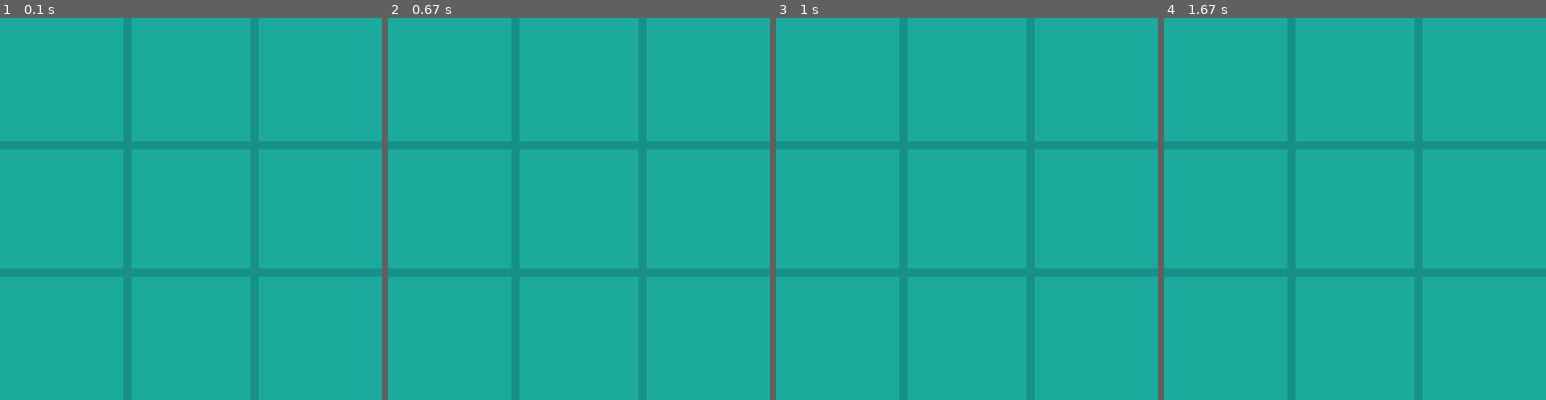
Above: before the commit, frames 1-4 (left to right).
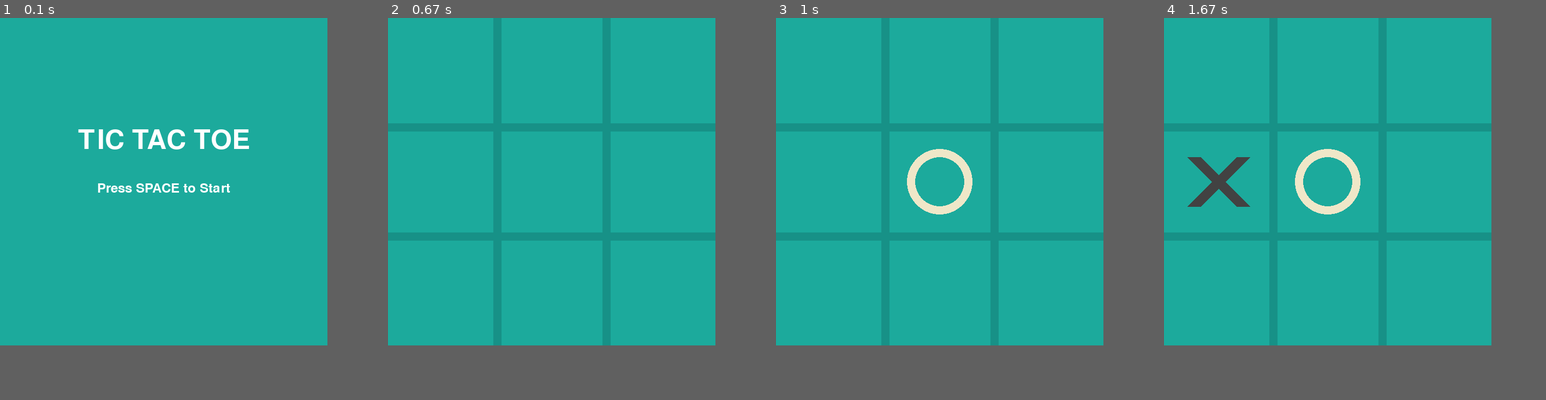
Above: after the commit, the same moments.

Repository: jackry007/TicTacToe-Pygame
Game: pygame game, started from tictactoe.py
Two runs of this game, one before a commit and one after it. Both use one fixed random seed, a clock stepped at 60 frames per second and the inputs below.
Inputs (mouse positions are in pixels of both pictures, inside the frame that each line leads up to):
- Up to frame 1 (0.1 s): no input
- Up to frame 2 (0.67 s): tap Space at 0.33 s
- Up to frame 3 (1 s): click (940, 201) at 0.72 s
- Up to frame 4 (1.67 s): click (1225, 132) at 1.05 s; tap Space at 1.4 s
In our replay, the window is 700x700 before the commit and 600x600 after it. These sizes can differ from the game's own. Grey fills any space a smaller window leaves; there, only what the larger window draws over its background counts as a difference.

The runs differ from the first frame. In frame 1, 9.4% of the frame differs, in the area x 0-100%, y 0-100%; in frame 2, 15%; in frame 3, 16%; in frame 4, 17%.

Commit message:
Finished implementing the main features

Diff:
--- a/tictacHelpers.py
+++ b/tictacHelpers.py
@@ -1,14 +1,202 @@
 import pygame
-
-WIDTH = 700
-HEIGHT = 700
-LINEWIDTH = 15
+import numpy as np
+
+# ---------
+# CONSTANTS
+# ---------
+WIDTH = 600
+HEIGHT = 600
+LINE_WIDTH = 15
+WIN_LINE_WIDTH = 15
+BOARD_ROWS = 3
+BOARD_COLS = 3
+SQUARE_SIZE = 200
+CIRCLE_RADIUS = 60
+CIRCLE_WIDTH = 15
+CROSS_WIDTH = 25
+SPACE = 55
+RED = (255, 0, 0)
+BG_COLOR = (28, 170, 156)
 LINE_COLOR = (23, 145, 135)
+CIRCLE_COLOR = (239, 231, 200)
+CROSS_COLOR = (66, 66, 66)
+
+# -------------
+# CONSOLE BOARD
+# -------------
+board = np.zeros((BOARD_ROWS, BOARD_COLS))
+
 
 def draw_lines(screen):
-    # Horizontal lines
-    pygame.draw.line(screen, LINE_COLOR, (0, HEIGHT / 3), (WIDTH, HEIGHT / 3), LINEWIDTH)
-    pygame.draw.line(screen, LINE_COLOR, (0, 2 * HEIGHT / 3), (WIDTH, 2 * HEIGHT / 3), LINEWIDTH)
-    # Vertical lines
-    pygame.draw.line(screen, LINE_COLOR, (WIDTH / 3, 0), (WIDTH / 3, HEIGHT), LINEWIDTH)
-    pygame.draw.line(screen, LINE_COLOR, (2 * WIDTH / 3, 0), (2 * WIDTH / 3, HEIGHT), LINEWIDTH)
+    """Draws the horizontal and vertical lines on the screen to create the Tic Tac Toe board."""
+    # 1 horizontal
+    pygame.draw.line(screen, LINE_COLOR, (0, SQUARE_SIZE),
+                     (WIDTH, SQUARE_SIZE), LINE_WIDTH)
+    # 2 horizontal
+    pygame.draw.line(screen, LINE_COLOR, (0, 2 * SQUARE_SIZE),
+                     (WIDTH, 2 * SQUARE_SIZE), LINE_WIDTH)
+
+    # 1 vertical
+    pygame.draw.line(screen, LINE_COLOR, (SQUARE_SIZE, 0),
+                     (SQUARE_SIZE, HEIGHT), LINE_WIDTH)
+    # 2 vertical
+    pygame.draw.line(screen, LINE_COLOR, (2 * SQUARE_SIZE, 0),
+                     (2 * SQUARE_SIZE, HEIGHT), LINE_WIDTH)
+
+
+def draw_figures(screen):
+    """Draws the X and O figures on the screen based on the current state of the board."""
+    for row in range(BOARD_ROWS):
+        for col in range(BOARD_COLS):
+            if board[row][col] == 1:
+                pygame.draw.circle(screen, CIRCLE_COLOR, (int(col * SQUARE_SIZE + SQUARE_SIZE // 2), int(
+                    row * SQUARE_SIZE + SQUARE_SIZE // 2)), CIRCLE_RADIUS, CIRCLE_WIDTH)
+            elif board[row][col] == 2:
+                pygame.draw.line(screen, CROSS_COLOR, (col * SQUARE_SIZE + SPACE, row * SQUARE_SIZE + SQUARE_SIZE -
+                                 SPACE), (col * SQUARE_SIZE + SQUARE_SIZE - SPACE, row * SQUARE_SIZE + SPACE), CROSS_WIDTH)
+                pygame.draw.line(screen, CROSS_COLOR, (col * SQUARE_SIZE + SPACE, row * SQUARE_SIZE + SPACE),
+                                 (col * SQUARE_SIZE + SQUARE_SIZE - SPACE, row * SQUARE_SIZE + SQUARE_SIZE - SPACE), CROSS_WIDTH)
+
+
+def mark_square(row, col, player):
+    """Marks the square at the given row and column with the player's symbol."""
+    board[row][col] = player
+
+
+def available_square(row, col):
+    """Checks if the square at the given row and column is available."""
+    return board[row][col] == 0
+
+
+def is_board_full():
+    """Checks if the board is full."""
+    for row in range(BOARD_ROWS):
+        for col in range(BOARD_COLS):
+            if board[row][col] == 0:
+                return False
+    return True
+
+
+def check_win(player, screen):
+    """Checks if the current player has won the game."""
+    # vertical win check
+    for col in range(BOARD_COLS):
+        if board[0][col] == player and board[1][col] == player and board[2][col] == player:
+            draw_vertical_winning_line(col, player, screen)
+            return True
+
+    # horizontal win check
+    for row in range(BOARD_ROWS):
+        if board[row][0] == player and board[row][1] == player and board[row][2] == player:
+            draw_horizontal_winning_line(row, player, screen)
+            return True
+
+    # asc diagonal win check
+    if board[2][0] == player and board[1][1] == player and board[0][2] == player:
+        draw_asc_diagonal(player, screen)
+        return True
+
+    # desc diagonal win check
+    if board[0][0] == player and board[1][1] == player and board[2][2] == player:
+        draw_desc_diagonal(player, screen)
+        return True
+
+    return False
+
+
+def draw_vertical_winning_line(col, player, screen):
+    """Draws a vertical winning line on the screen."""
+    posX = col * SQUARE_SIZE + SQUARE_SIZE // 2
+
+    if player == 1:
+        color = CIRCLE_COLOR
+    elif player == 2:
+        color = CROSS_COLOR
+
+    pygame.draw.line(screen, color, (posX, 15),
+                     (posX, HEIGHT - 15), LINE_WIDTH)
+
+
+def draw_horizontal_winning_line(row, player, screen):
+    """Draws a horizontal winning line on the screen."""
+    posY = row * SQUARE_SIZE + SQUARE_SIZE // 2
+
+    if player == 1:
+        color = CIRCLE_COLOR
+    elif player == 2:
+        color = CROSS_COLOR
+
+    pygame.draw.line(screen, color, (15, posY),
+                     (WIDTH - 15, posY), WIN_LINE_WIDTH)
+
+
+def draw_asc_diagonal(player, screen):
+    """Draws an ascending diagonal winning line on the screen."""
+    if player == 1:
+        color = CIRCLE_COLOR
+    elif player == 2:
+        color = CROSS_COLOR
+
+    pygame.draw.line(screen, color, (15, HEIGHT - 15),
+                     (WIDTH - 15, 15), WIN_LINE_WIDTH)
+
+
+def draw_desc_diagonal(player, screen):
+    """Draws a descending diagonal winning line on the screen."""
+    if player == 1:
+        color = CIRCLE_COLOR
+    elif player == 2:
+        color = CROSS_COLOR
+
+    pygame.draw.line(screen, color, (15, 15),
+                     (WIDTH - 15, HEIGHT - 15), WIN_LINE_WIDTH)
+
+
+def restart(screen):
+    """Resets the game by clearing the board and redrawing the lines."""
+    screen.fill(BG_COLOR)
+    draw_lines(screen)
+    for row in range(BOARD_ROWS):
+        for col in range(BOARD_COLS):
+            board[row][col] = 0
+
+
+def draw_title_screen(screen):
+    """Draws the title screen with the game title and start instructions."""
+    screen.fill((28, 170, 156))
+    font = pygame.font.Font(None, 74)
+    title_text = font.render('TIC TAC TOE', True, (255, 255, 255))
+    screen.blit(title_text, (WIDTH // 2 -
+                title_text.get_width() // 2, HEIGHT // 3))
+
+    font = pygame.font.Font(None, 36)
+    start_text = font.render('Press SPACE to Start', True, (255, 255, 255))
+    screen.blit(start_text, (WIDTH // 2 -
+                start_text.get_width() // 2, HEIGHT // 2))
+
+    pygame.display.flip()
+
+
+def draw_end_screen(screen, winner):
+    """Draws the end screen with the game result and restart instructions."""
+    screen.fill(BG_COLOR)
+    for row in range(BOARD_ROWS):
+        for col in range(BOARD_COLS):
+            board[row][col] = 0
+
+    font = pygame.font.Font(None, 74)
+
+    if winner == 0:
+        end_text = font.render('Draw!', True, (255, 255, 255))
+    else:
+        winner_text = 'Player 1 Wins!' if winner == 1 else 'Player 2 Wins!'
+        end_text = font.render(winner_text, True, (255, 255, 255))
+
+    screen.blit(end_text, (WIDTH // 2 - end_text.get_width() // 2, HEIGHT // 3))
+
+    font = pygame.font.Font(None, 36)
+    restart_text = font.render('Press R to Restart', True, (255, 255, 255))
+    screen.blit(restart_text, (WIDTH // 2 -
+                restart_text.get_width() // 2, HEIGHT // 2))
+
+    pygame.display.flip()
--- a/tictactoe.py
+++ b/tictactoe.py
@@ -1,25 +1,78 @@
 import pygame, sys
-from tictacHelpers import draw_lines
+from tictacHelpers import *
 
+# initializes pygame
 pygame.init()
 
-WIDTH = 700
-HEIGHT = 700
-LINEWIDTH = 15
-# rgb
-RED = (255, 0, 0)
-BGCOLOR = (28, 170, 156)
-LINE_COLOR = (23, 145, 135)
+# Initialize the mixer
+pygame.mixer.init()
 
+# Load and play background music
+pygame.mixer.music.load('background_music.mp3')
+pygame.mixer.music.set_volume(0.5)
+pygame.mixer.music.play(start=60)
+
+# ------
+# SCREEN
+# ------
 screen = pygame.display.set_mode((WIDTH, HEIGHT))
-pygame.display.set_caption("TIC TAC TOE")
-screen.fill(BGCOLOR)
+pygame.display.set_caption('TIC TAC TOE')
 
-draw_lines(screen)
+# Draw title screen initially
+draw_title_screen(screen)
 
+# ---------
+# VARIABLES
+# ---------
+player = 1
+game_over = False
+game_started = False
+
+# --------
+# MAINLOOP
+# --------
 while True:
     for event in pygame.event.get():
         if event.type == pygame.QUIT:
+            pygame.mixer.music.stop()
             sys.exit()
 
+        if not game_started:
+            if event.type == pygame.KEYDOWN:
+                if event.key == pygame.K_SPACE:
+                    game_started = True
+                    screen.fill(BG_COLOR)
+                    draw_lines(screen)
+        else:
+            if event.type == pygame.MOUSEBUTTONDOWN and not game_over:
+                mouseX = event.pos[0]  # x
+                mouseY = event.pos[1]  # y
+
+                clicked_row = int(mouseY // SQUARE_SIZE)
+                clicked_col = int(mouseX // SQUARE_SIZE)
+
+                if available_square(clicked_row, clicked_col):
+                    mark_square(clicked_row, clicked_col, player)
+                    if check_win(player, screen):
+                        game_over = True
+                        screen.fill(BG_COLOR)
+                        draw_end_screen(screen, player)
+                    elif is_board_full():
+                        game_over = True
+                        screen.fill(BG_COLOR)
+                        draw_end_screen(screen, 0)
+                    else:
+                        player = player % 2 + 1
+                    draw_figures(screen)
+
+            if event.type == pygame.KEYDOWN:
+                if event.key == pygame.K_r and game_over:
+                    restart(screen)
+                    player = 1
+                    game_over = False
+                elif event.key == pygame.K_r and not game_started:
+                    game_started = True
+                    screen.fill(BG_COLOR)
+                    draw_lines(screen)
+
     pygame.display.update()
Not shown, added: background_music.mp3
